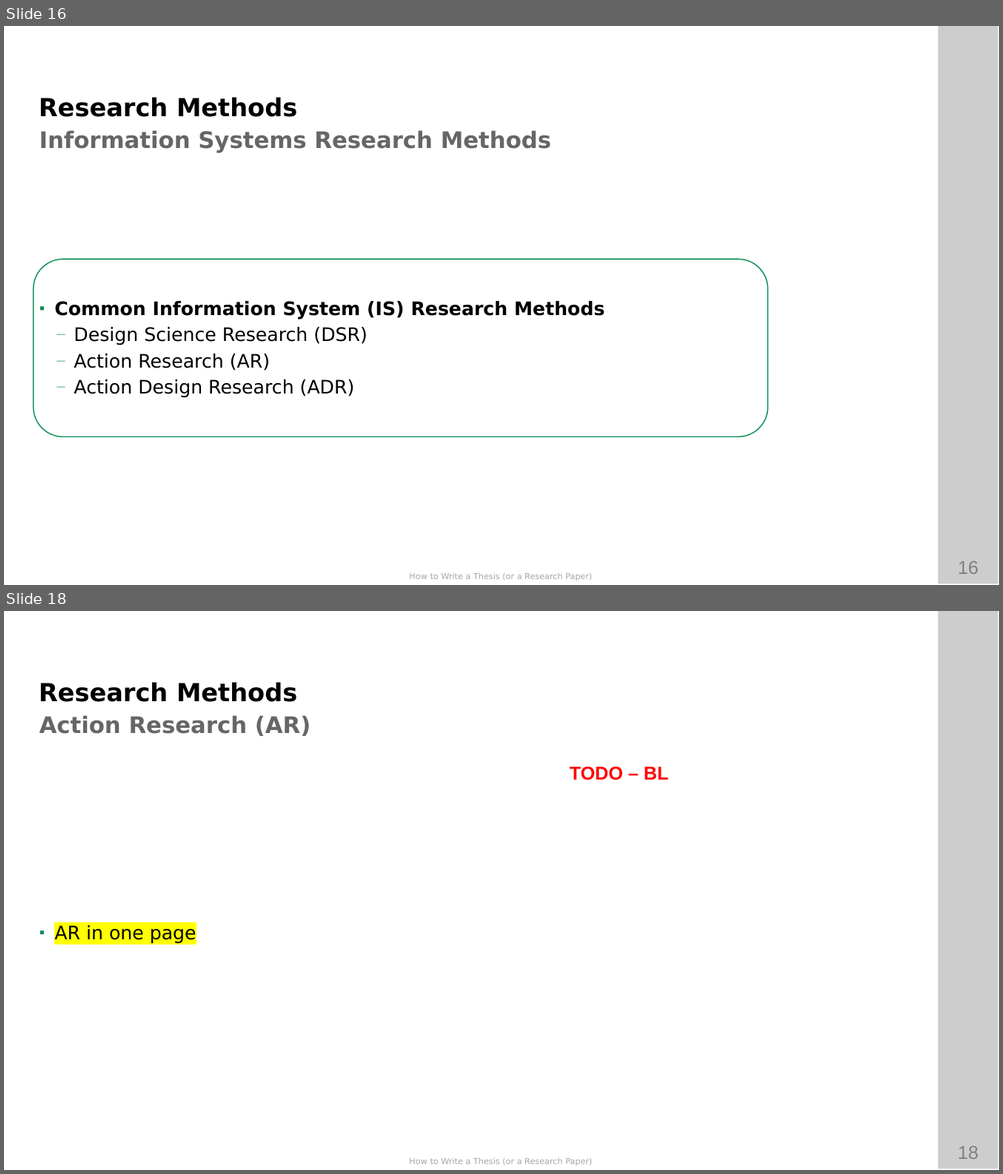
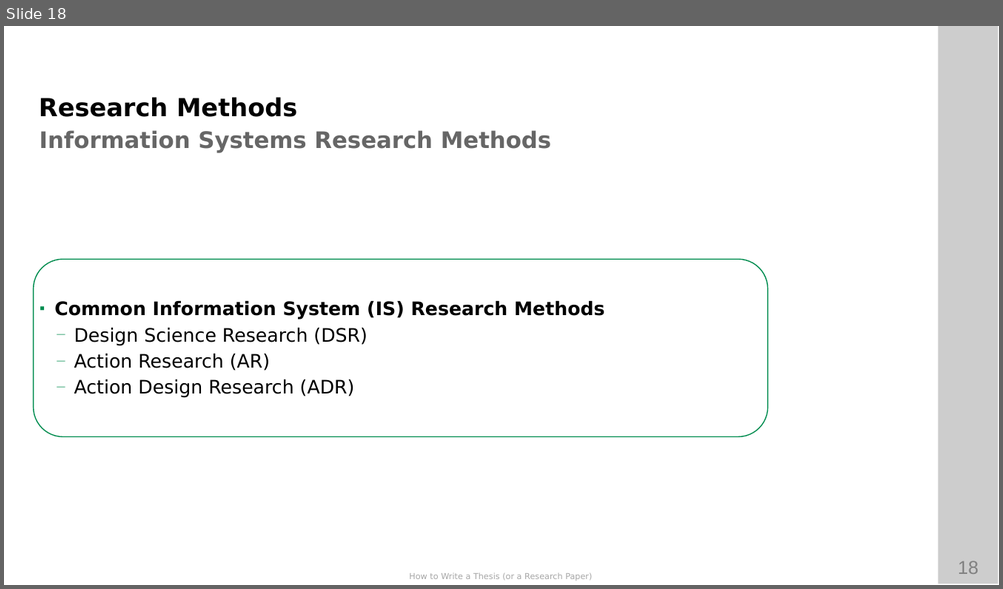
Before and after one commit to ETCE-LAB/How-To-Write-A-Paper-Thesis, a slide deck: How-to-Write-A-Paper-Thesis.pptx. Shown one above the other, each under a label of ours: slides 16 and 18 before the commit, slide 18 after it; the slides between them are not shown. The pictures are 1003x1174 and 1003x589 pixels, drawn with LibreOffice and Linux fonts; fonts in the diff are those of the drawing; background and template pictures are left out. Boxes give left, top, right and bottom in pixels: in the first picture for what was removed or moved away, otherwise in the second. Text is boxed around its words. In the diff, an @@ line names an element or a change of style, - is before the commit and + after.

Commit message:
* updated research methods

```diff
--- a/How-to-Write-A-Paper-Thesis.pptx
+++ b/How-to-Write-A-Paper-Thesis.pptx
@@ slide 18 removed at (4, 611, 999, 1170), background #FFFFFF; not listed: 4 template elements that a slide beside it also shows @@
@@ text removed at (39, 682, 297, 702) @@
-Research Methods
@@ text removed at (40, 715, 311, 736) @@
-Action Research (AR)
@@ text removed at (569, 766, 669, 780) @@
-TODO – BL
@@ text removed at (54, 925, 196, 944) @@
-▪ AR in one page
@@ what was slide 16 is now slide 18 @@
@@ page number at (957, 561, 978, 574): text changed @@
-16
+18
```
Also in this commit, not shown: 6 slides added, 3 other slides removed, 1 other file.
